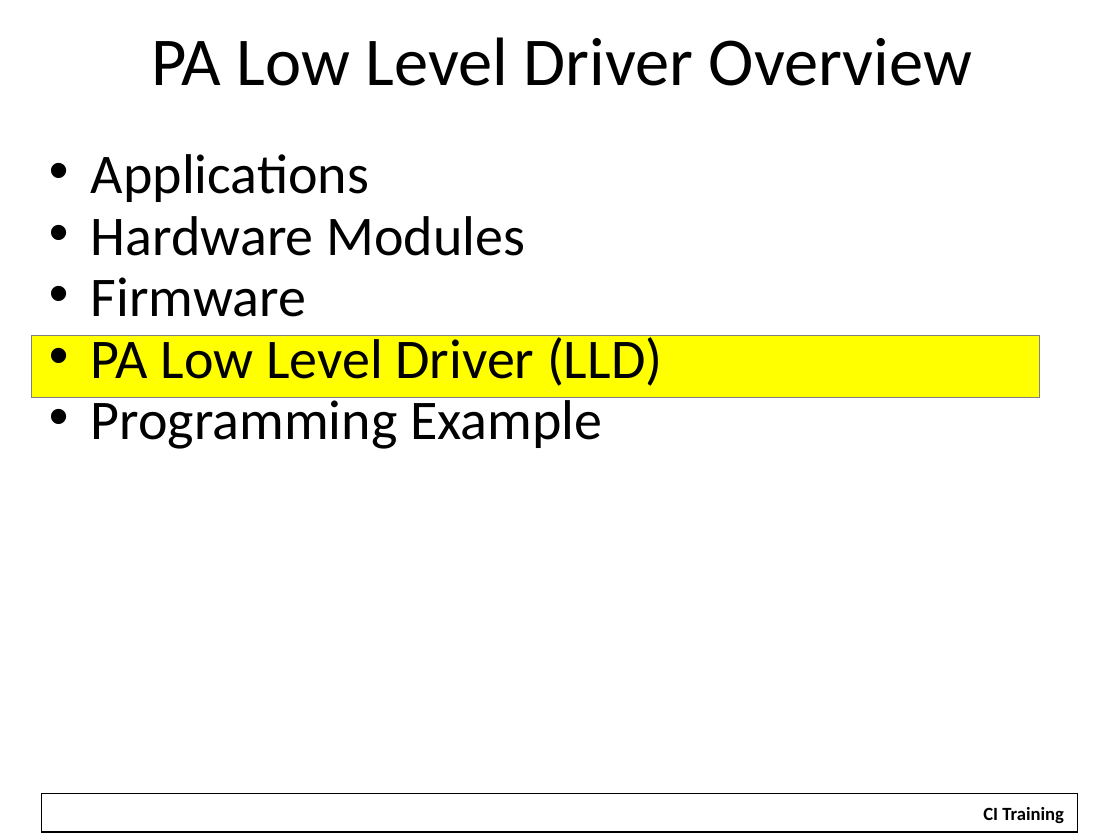
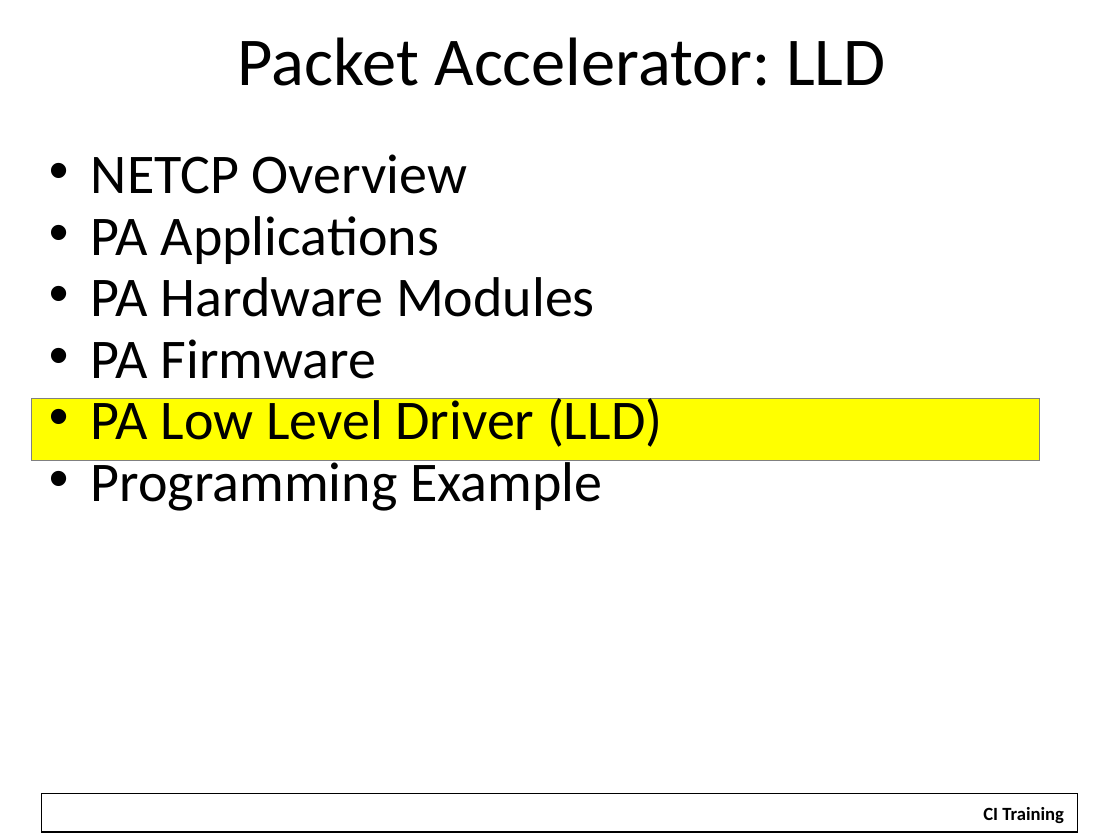
Before and after one commit to hari1989/keystone-workshop, a slide deck: slide 13 of slides/KeyStone NETCP PA.pptx (slide 11 before the commit). Drawn at 1120x840 pixels with LibreOffice and Linux fonts; fonts in the diff are those of the drawing; background and template pictures are left out. Boxes give left, top, right and bottom in pixels: in the first picture for what was removed or moved away, otherwise in the second. Text is boxed around its words. In the diff, an @@ line names an element or a change of style, - is before the commit and + after.

```diff
--- a/slides/KeyStone NETCP PA.pptx
+++ b/slides/KeyStone NETCP PA.pptx
@@ title at (238,37,886,86): text changed @@
-PA Low Level Driver Overview
+Packet Accelerator: LLD
@@ text at (91,154,595,379): text changed @@
-• Applications
-• Hardware Modules
-• Firmware
+• NETCP Overview
+• PA Applications
+• PA Hardware Modules
+• PA Firmware
@@ rectangle: place and size @@
-rectangle at (31,336,1039,398)
+rectangle at (31,399,1039,460)
```
Also in this commit, not shown: 11 other slides changed, 3 slides added, 2 slides removed.
